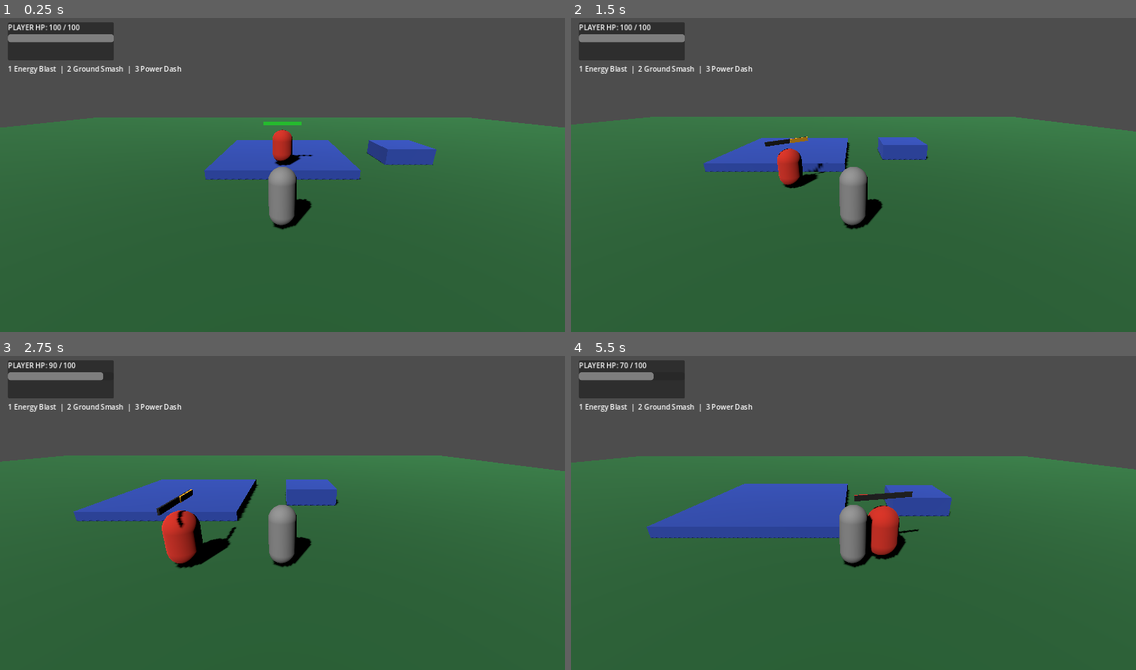
Above: before the commit, frames 1-4 (two rows, left to right).
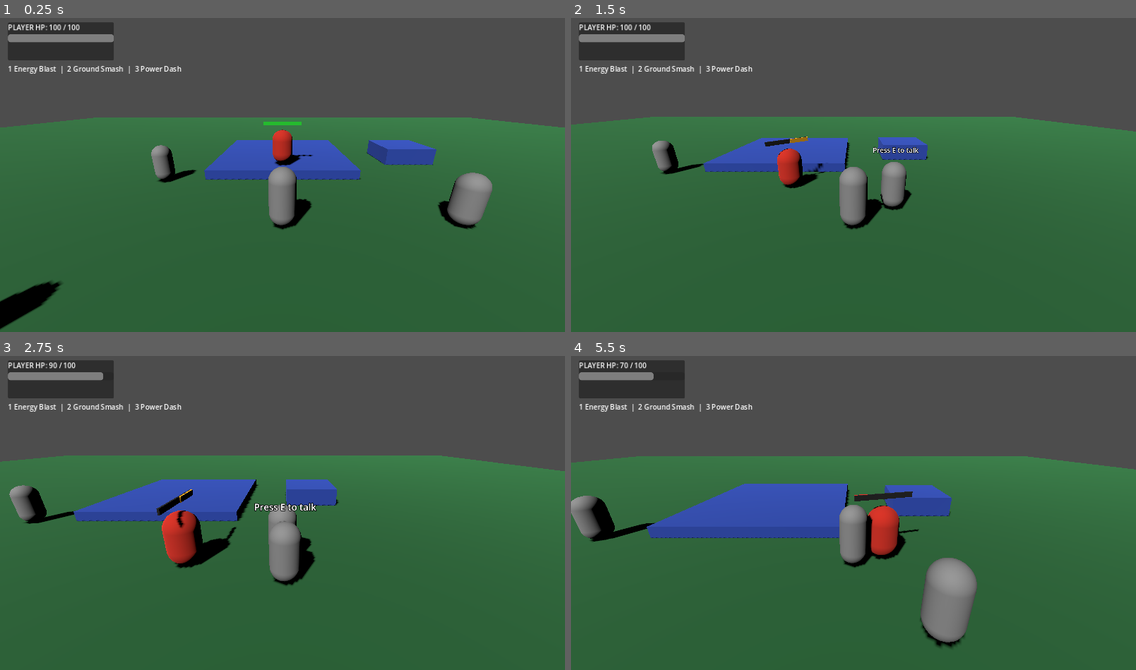
Above: after the commit, the same moments.

Repository: arasamuthu7-maker/Ultimate-Power-
Game: Godot game, scene res://Main.tscn
Two runs of this game, one before a commit and one after it. Both use one fixed random seed, a clock stepped at 60 frames per second and the inputs below.
Inputs:
- Up to frame 1 (0.25 s): no input
- Up to frame 2 (1.5 s): tap Enter at 0.5 s; hold Right (ui_right) 0.53-1.28 s; tap 1 at 0.6 s; hold Down (ui_down) from 1.28 s (still down); tap 2 at 1.35 s
- Up to frame 3 (2.75 s): release Down (ui_down) at 2.03 s; hold Right (ui_right) from 2.03 s (still down); tap 3 at 2.1 s
- Up to frame 4 (5.5 s): release Right (ui_right) at 2.78 s; hold Up (ui_up) 2.78-3.53 s; tap E at 2.85 s; hold Left (ui_left) 3.53-5.03 s; tap 1 at 3.6 s; tap 2 at 4.35 s; tap Space at 5 s; hold Down (ui_down) from 5.03 s (still down); tap 3 at 5.1 s

The runs differ from the first frame. In frame 1, 2.4% of the frame differs, in the area x 0-88%, y 40-100%; in frame 2, 1.2%; in frame 3, 1.7%; in frame 4, 3.2%, in the area x 0-72%, y 44-94%.

Commit message:
Add quest giver, power merchant, and combat trainer NPCs

Diff:
--- a/Main.tscn
+++ b/Main.tscn
@@ -6,6 +6,7 @@
 [ext_resource type="Script" path="res://PlayerHealth.gd" id="4_health"]
 [ext_resource type="Script" path="res://GameHUD.gd" id="5_hud"]
 [ext_resource type="Script" path="res://EnemySpawner.gd" id="6_spawner"]
+[ext_resource type="PackedScene" path="res://NPC.tscn" id="7_npc"]
 
 [sub_resource type="PlaneMesh" id="PlaneMesh_ground"]
 size = Vector2(80, 80)
@@ -94,6 +95,24 @@
 [node name="EnemySpawner" type="Node3D" parent="."]
 script = ExtResource("6_spawner")
 
+[node name="QuestNPC" parent="." instance=ExtResource("7_npc")]
+position = Vector3(-6, 0, -4)
+npc_name = "Quest Giver"
+npc_role = "Quest"
+dialogue = "Complete your first training challenge to become stronger!"
+
+[node name="ShopNPC" parent="." instance=ExtResource("7_npc")]
+position = Vector3(6, 0, 0)
+npc_name = "Power Merchant"
+npc_role = "Shop"
+dialogue = "Welcome! Shops will sell upgrades when the coin system is ready."
+
+[node name="TrainerNPC" parent="." instance=ExtResource("7_npc")]
+position = Vector3(-6, 0, 4)
+npc_name = "Combat Trainer"
+npc_role = "Trainer"
+dialogue = "Use 1 for Energy Blast, 2 for Ground Smash, and 3 for Power Dash."
+
 [node name="GameHUD" type="CanvasLayer" parent="."]
 script = ExtResource("5_hud")
 
Not shown: 1 places in Main.tscn that only renumber resources
